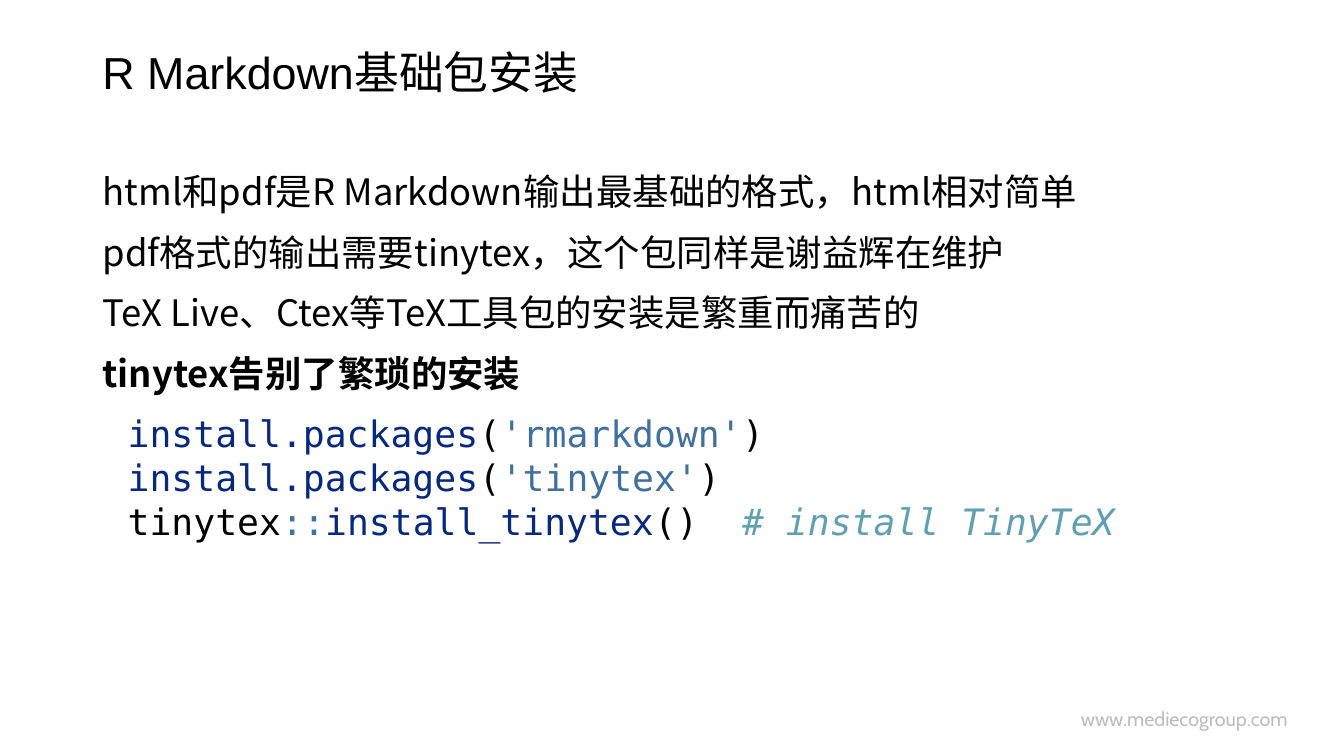
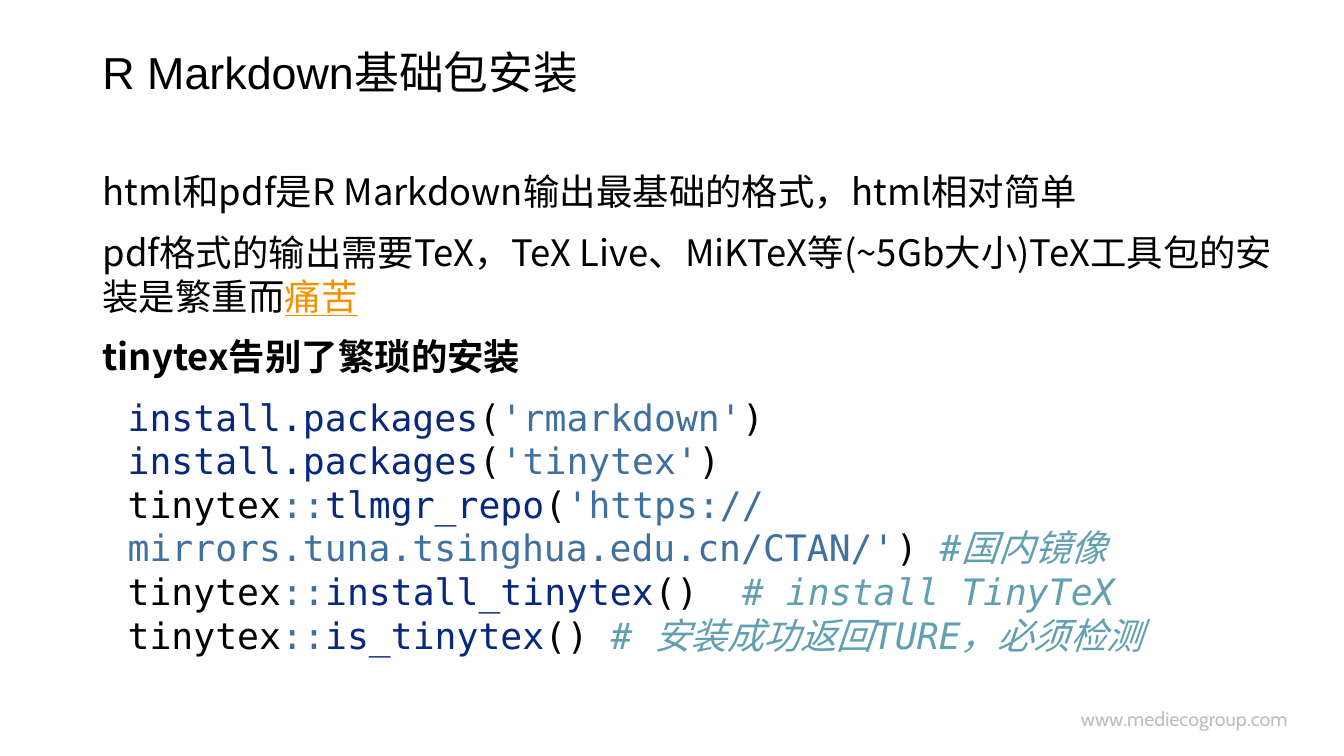
Before and after one commit to hao203/rmd_china, a slide deck: slide 8 of slides/01.History&Works/01-History-Works.pptx (slide 9 before the commit). Drawn at 1344x756 pixels with LibreOffice and Linux fonts; fonts in the diff are those of the drawing; background and template pictures are left out. Boxes give left, top, right and bottom in pixels: in the first picture for what was removed or moved away, otherwise in the second. Text is boxed around its words. In the diff, an @@ line names an element or a change of style, - is before the commit and + after.

```diff
--- a/slides/01.History&Works/01-History-Works.pptx
+++ b/slides/01.History&Works/01-History-Works.pptx
@@ text at bbox=[102, 235, 1273, 275]: text changed @@
-pdf格式的输出需要tinytex，这个包同样是谢益辉在维护
-TeX Live、Ctex等TeX工具包的安装是繁重而痛苦的
+pdf格式的输出需要TeX，TeX Live、MiKTeX等(~5Gb大小)TeX工具包的安装是繁重而痛苦
@@ text at bbox=[128, 403, 1143, 657]: text changed; text colour #06287E to #4070A0 @@
-install.packages('rmarkdown')
-install.packages('tinytex')
-tinytex::install_tinytex() # install TinyTeX
+install.packages('rmarkdown')
+install.packages('tinytex')
+tinytex::tlmgr_repo('https://mirrors.tuna.tsinghua.edu.cn/CTAN/') #国内镜像
+tinytex::install_tinytex() # install TinyTeX
+tinytex::is_tinytex() # 安装成功返回TURE，必须检测
```
Also in this commit, not shown: 2 other slides changed, 12 slides added, 3 slides removed, 14 other files.
